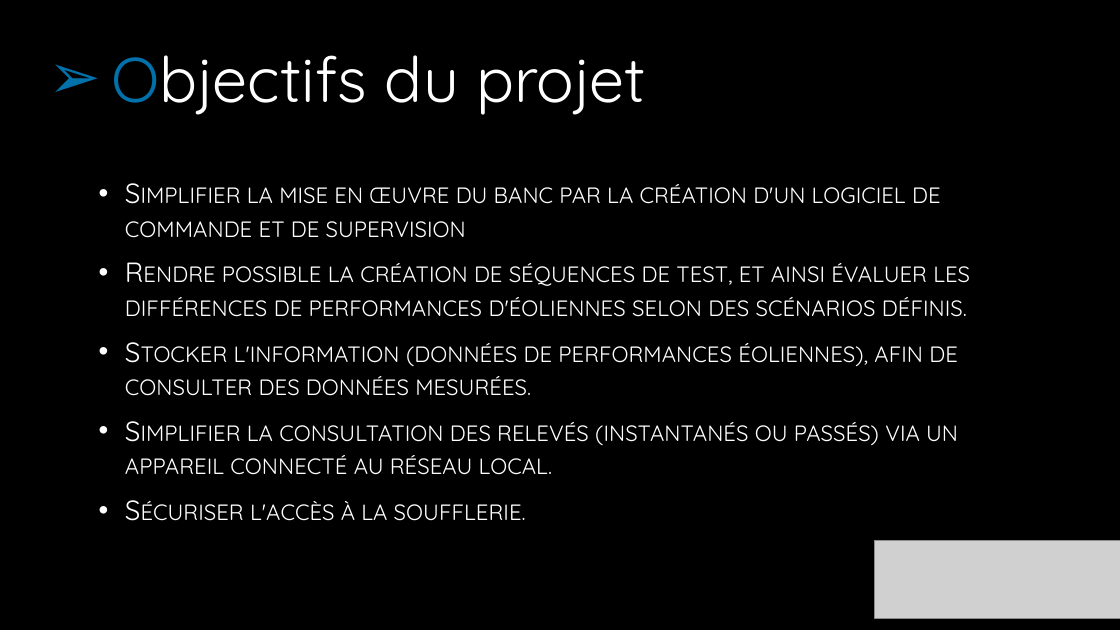
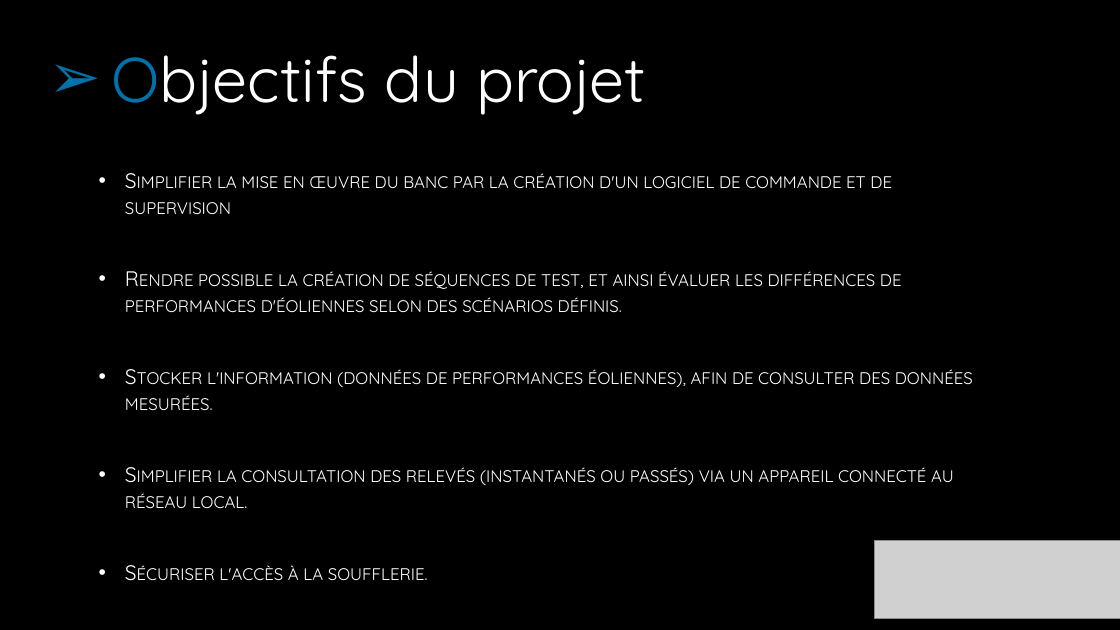
Before and after one commit to Izakun/banc_de_test_eolienne, a slide deck: slide 3 of 05_revue_de_projet/revue_01/01_manon_morille/SFL1_revue1_manon.pptx. Drawn at 1120x630 pixels with LibreOffice and Linux fonts; fonts in the diff are those of the drawing; grey boxes stand for pictures; background and template pictures are left out. Boxes give left, top, right and bottom in pixels: in the first picture for what was removed or moved away, otherwise in the second. Text is boxed around its words. In the diff, an @@ line names an element or a change of style, - is before the commit and + after.

```diff
--- a/05_revue_de_projet/revue_01/01_manon_morille/SFL1_revue1_manon.pptx
+++ b/05_revue_de_projet/revue_01/01_manon_morille/SFL1_revue1_manon.pptx
@@ text "Simplifier la mise en œuvre ...": place and size @@
-text "Simplifier la mise en œuvre ..." at box(125, 184, 970, 521)
+text "Simplifier la mise en œuvre ..." at box(125, 173, 973, 580)
@@ text "Simplifier la mise en œuvre ..." at box(125, 173, 973, 580): size 23.8 to 18 pt; less space between paragraphs @@
```
Also in this commit, not shown: 2 other slides changed, 2 other files.
